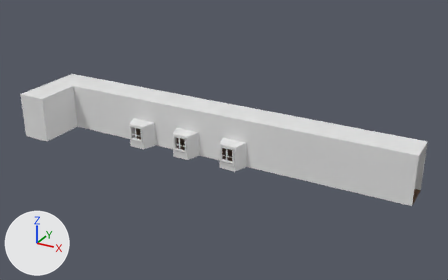
Two versions of the Blender file Blender/André/corredor/CORREDOR__ANDRE.blend, one commit apart.
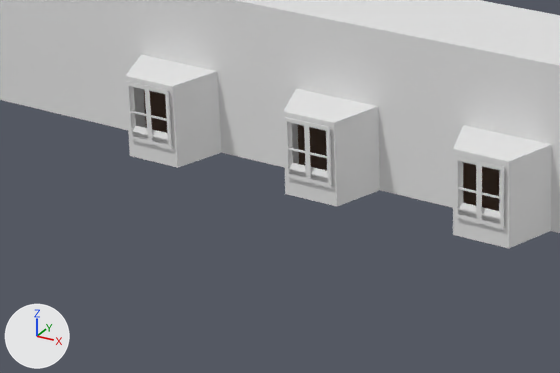
The first picture shows the older version from a 50 mm camera at (121.4, -255.7, 146.5) aimed at (-38.1, 34.3, 1.5). The close-ups show both versions on the part from 21% to 56% of the width and 37% to 74% of the height of that picture; other places that the commit changed are outside them. Arrows for +X, +Y and +Z are at lower left; the lights stay in place.

The first close-up shows 'Corredor Principal', 'janelaaaa'.
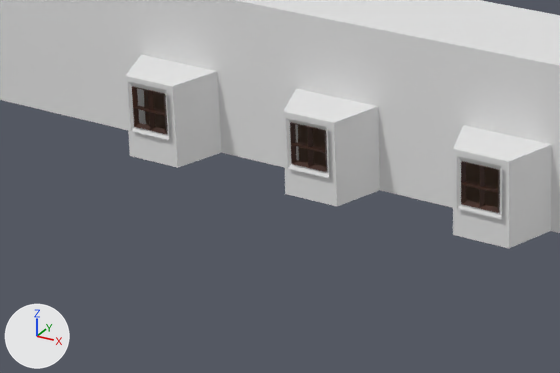
The change, as a diff of the scene's bpy script:
```diff
--- a/Blender/André/corredor/CORREDOR__ANDRE.blend.py
+++ b/Blender/André/corredor/CORREDOR__ANDRE.blend.py
@@ img_chjpdmf0zs9sci9pbwfnzxmvd2vic2l0zs8ymdiylta1l3bmlxmxmjutywtlnza @@
+img_chjpdmf0zs9sci9pbwfnzxmvd2vic2l0zs8ymdiylta1l3bmlxmxmjutywtlnza = load_image('cHJpdmF0ZS9sci9pbWFnZXMvd2Vic2l0ZS8yMDIyLTA1L3BmLXMxMjUtYWtlNzA', '../Objs/texturas/cHJpdmF0ZS9sci9pbWFnZXMvd2Vic2l0ZS8yMDIyLTA1L3BmLXMxMjUtYWtlNzAwNS1hLmpwZw.jpg', 800, 533, 'sRGB')
@@ mat_material_003 @@
+mat_material_003 = principled_material('Material.003')
+mat_material_003.texture = img_chjpdmf0zs9sci9pbwfnzxmvd2vic2l0zs8ymdiylta1l3bmlxmxmjutywtlnza
@@ me_cube_010 @@
 me_cube_010.from_pydata(...)  # 120 vertices, 138 faces; spans x -3.66..3.66, y -0.02..0.01, z -0.42..0.44
 # used by ob_janelaaaa; location = (-60.6, 21.6, -1.7); scale = (9.69, -9.69, 12.1)
+# me_cube_010 part 1: the loose piece of 40 vertices spanning x 2.79..3.66, y -0.02..0.01, z -0.42..0.44 is scaled about its middle by (0.773, 0.765, 0.941)
+# me_cube_010 part 2: the loose piece of 40 vertices spanning x -0.44..0.44, y -0.02..0.01, z -0.42..0.44 is scaled about its middle by (0.773, 0.765, 0.941)
+# me_cube_010 part 3: the loose piece of 40 vertices spanning x -3.66..-2.79, y -0.02..0.01, z -0.42..0.44 is scaled about its middle by (0.773, 0.765, 0.941)
+me_cube_010.materials.append(mat_material_003)  # picture img_chjpdmf0zs9sci9pbwfnzxmvd2vic2l0zs8ymdiylta1l3bmlxmxmjutywtlnza
@@ ob_janelaaaa @@
 ob_janelaaaa = bpy.data.objects.new('janelaaaa', me_cube_010)
-ob_janelaaaa.location = (-60.6, 21.6, -1.7)
-ob_janelaaaa.scale = (9.69, -9.69, 12.1)
+ob_janelaaaa.location = (-60.6, 22.3, -0.9)
+ob_janelaaaa.scale = (9.69, 38.8, 8.89)
 _m = ob_janelaaaa.modifiers.new('Mirror', 'MIRROR')
```

What differs and where, as boxes [x1, y1, x2, y2] in the close-ups (560 x 373 px; the box of a moved part takes in the faces that stretch with it):
'janelaaaa', recoloured, reshaped, moved, rescaled (14% shorter)
    before: [126, 81, 504, 228]
    after: [132, 87, 500, 213]
part 1 of me_cube_010, moved or reshaped
    before: [455, 156, 504, 228]
    after: [461, 161, 500, 213]
part 2 of me_cube_010, moved or reshaped
    before: [284, 117, 332, 187]
    after: [290, 122, 327, 172]
part 3 of me_cube_010, moved or reshaped
    before: [126, 81, 172, 149]
    after: [132, 87, 167, 134]
